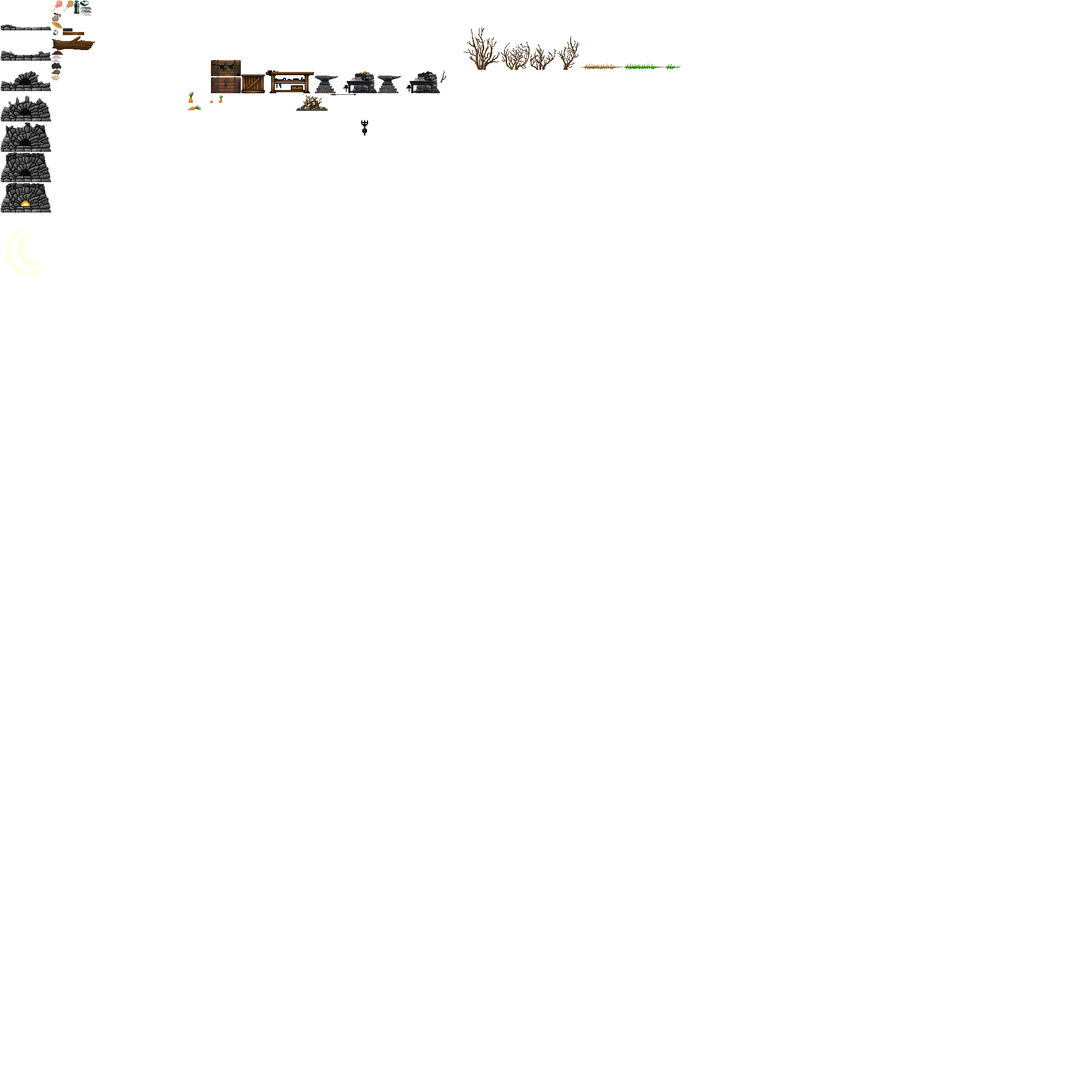
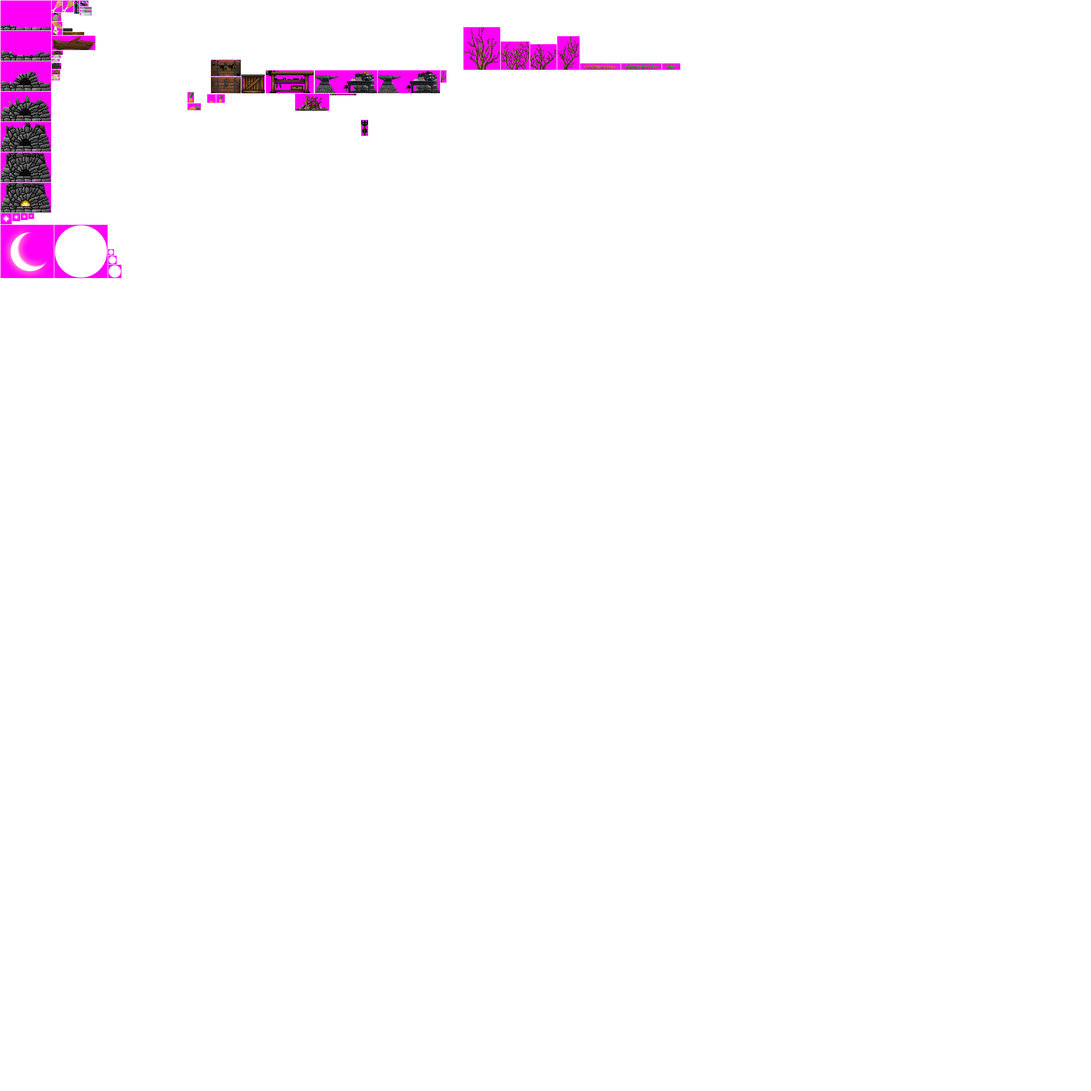
The second 1091×1091 image is a revision of the first. Changes to its layers:
painted on "Textures" over [left=54, top=225, right=121, bottom=278]
showed "Grid", painted on it over [left=0, top=0, right=681, bottom=279]
